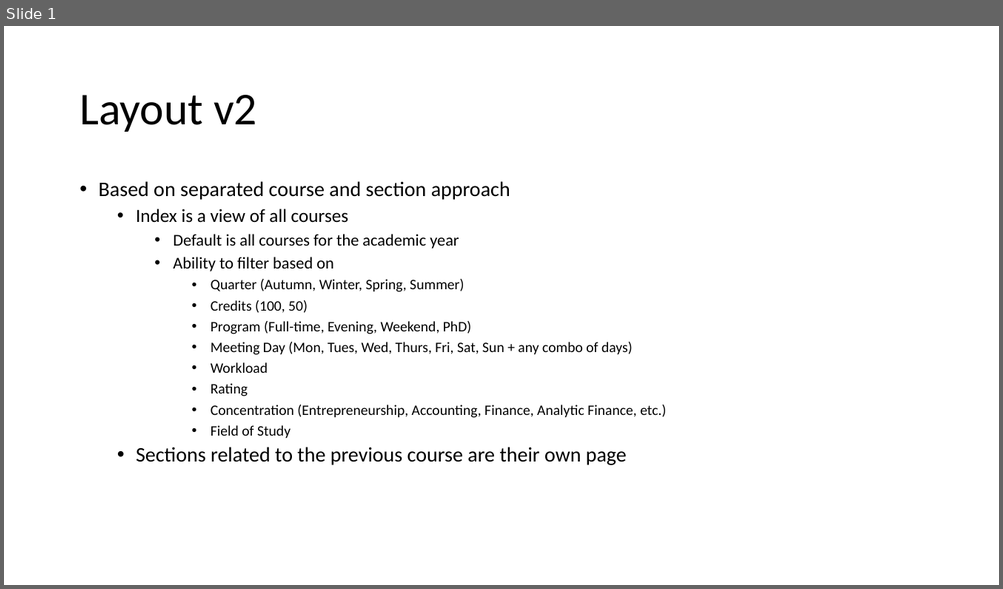
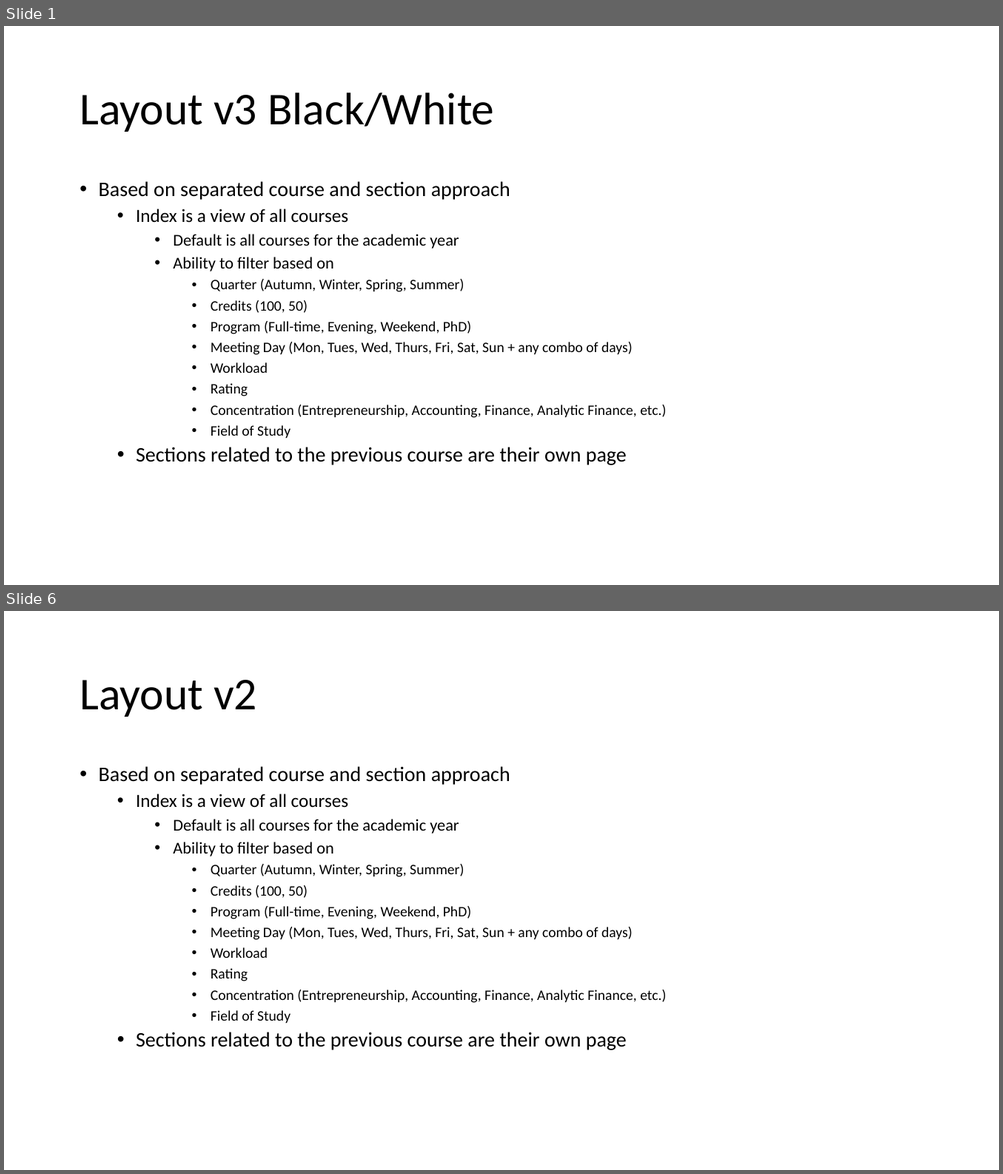
Before and after one commit to RobBoothAppDev21/course_management, a slide deck: files/course_test/course_card_mockup.pptx. Shown one above the other, each under a label of ours: slide 1 before the commit, slides 1 and 6 after it; the slides between them are not shown. The pictures are 1003x589 and 1003x1174 pixels, drawn with LibreOffice and Linux fonts; fonts in the diff are those of the drawing. Boxes give left, top, right and bottom in pixels: in the first picture for what was removed or moved away, otherwise in the second. Text is boxed around its words. In the diff, an @@ line names an element or a change of style, - is before the commit and + after.

Commit message:
more course cleanup

```diff
--- a/files/course_test/course_card_mockup.pptx
+++ b/files/course_test/course_card_mockup.pptx
@@ slide 1 added at (4, 26, 999, 585), background #FFFFFF @@
@@ title added at (79, 93, 495, 132), 44 pt, text #000000 @@
+Layout v3 Black/White
@@ text added at (99, 181, 666, 466), 14 pt, text #000000 @@
+• Based on separated course and section approach
+  • Index is a view of all courses
+    • Default is all courses for the academic year
+    • Ability to filter based on
+      • Quarter (Autumn, Winter, Spring, Summer)
+      • Credits (100, 50)
+      • Program (Full-time, Evening, Weekend, PhD)
+      • Meeting Day (Mon, Tues, Wed, Thurs, Fri, Sat, Sun + any combo of days)
+      • Workload
+      • Rating
+      • Concentration (Entrepreneurship, Accounting, Finance, Analytic Finance, etc.)
+      • Field of Study
+  • Sections related to the previous course are their own page
@@ what was slide 1 is now slide 6 @@
```
Also in this commit, not shown: 4 other slides added, 4 other files.
